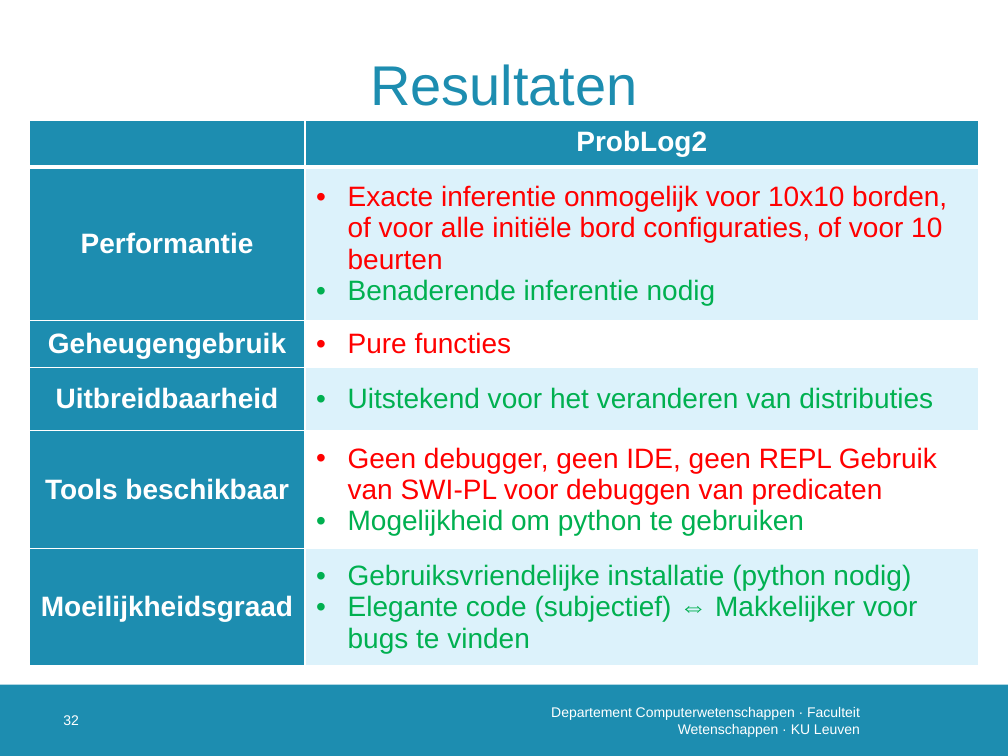
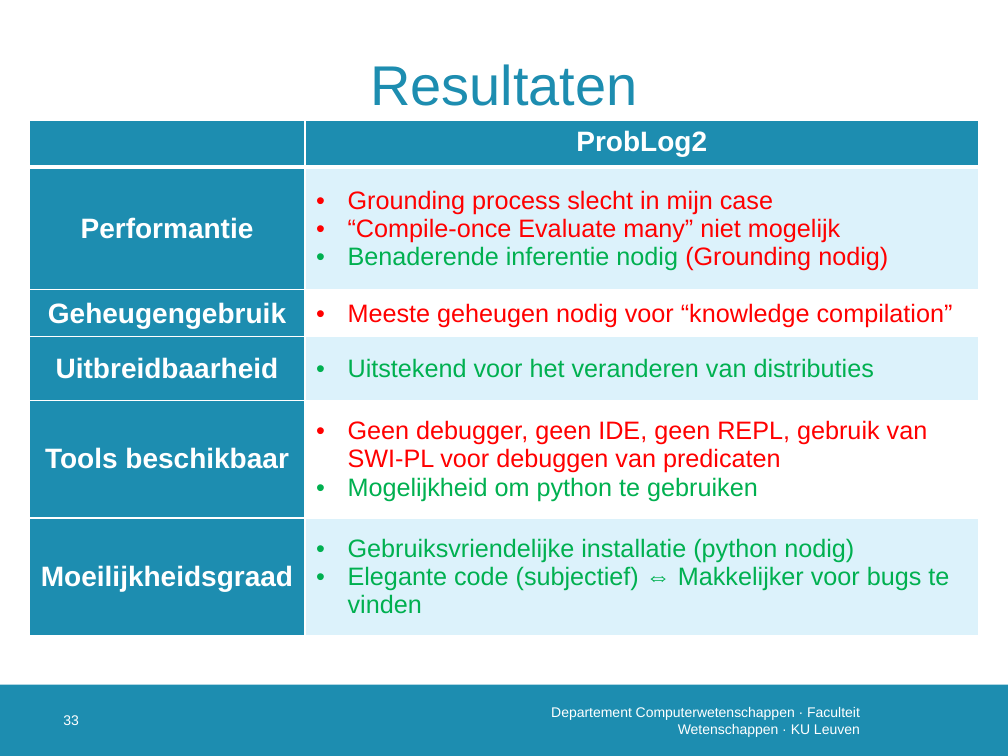
Before and after one commit to susverwimp/T208-Probabilistic-Programming-A-Case-Study, a slide deck: slide 34 of thesis/presentations/2 second/secondv3.pptx (slide 33 before the commit). Drawn at 1008x756 pixels with LibreOffice and Linux fonts; fonts in the diff are those of the drawing; background and template pictures are left out. Boxes give left, top, right and bottom in pixels: in the first picture for what was removed or moved away, otherwise in the second. Text is boxed around its words. In the diff, an @@ line names an element or a change of style, - is before the commit and + after.

Commit message:
presentation

```diff
--- a/thesis/presentations/2 second/secondv3.pptx
+++ b/thesis/presentations/2 second/secondv3.pptx
@@ table at [29, 120, 978, 635] @@
-row 2, column 2: Exacte inferentie onmogelijk voor 10x10 borden, of voor alle initiële bord configuraties, of voor 10 beurten / Benaderende inferentie nodig
+row 2, column 2: Grounding process slecht in mijn case / “Compile-once Evaluate many” niet mogelijk / Benaderende inferentie nodig (Grounding nodig)
-row 3, column 2: Pure functies
+row 3, column 2: Meeste geheugen nodig voor “knowledge compilation”
-row 5, column 2: Geen debugger, geen IDE, geen REPL Gebruik van SWI-PL voor debuggen van predicaten / Mogelijkheid om python te gebruiken
+row 5, column 2: Geen debugger, geen IDE, geen REPL, gebruik van SWI-PL voor debuggen van predicaten / Mogelijkheid om python te gebruiken
@@ size 20 to 18 pt in "Uitstekend voor het veranderen van distributies", "Gebruiksvriendelijke installatie (python nodig)", "Elegante code (subjectief) ⇔ Makkelijker voor bugs ..." @@
@@ page number at [63, 715, 79, 725]: text changed @@
-32
+33
```
Also in this commit, not shown: 2 other slides changed, 2 slides added, 2 other files.
